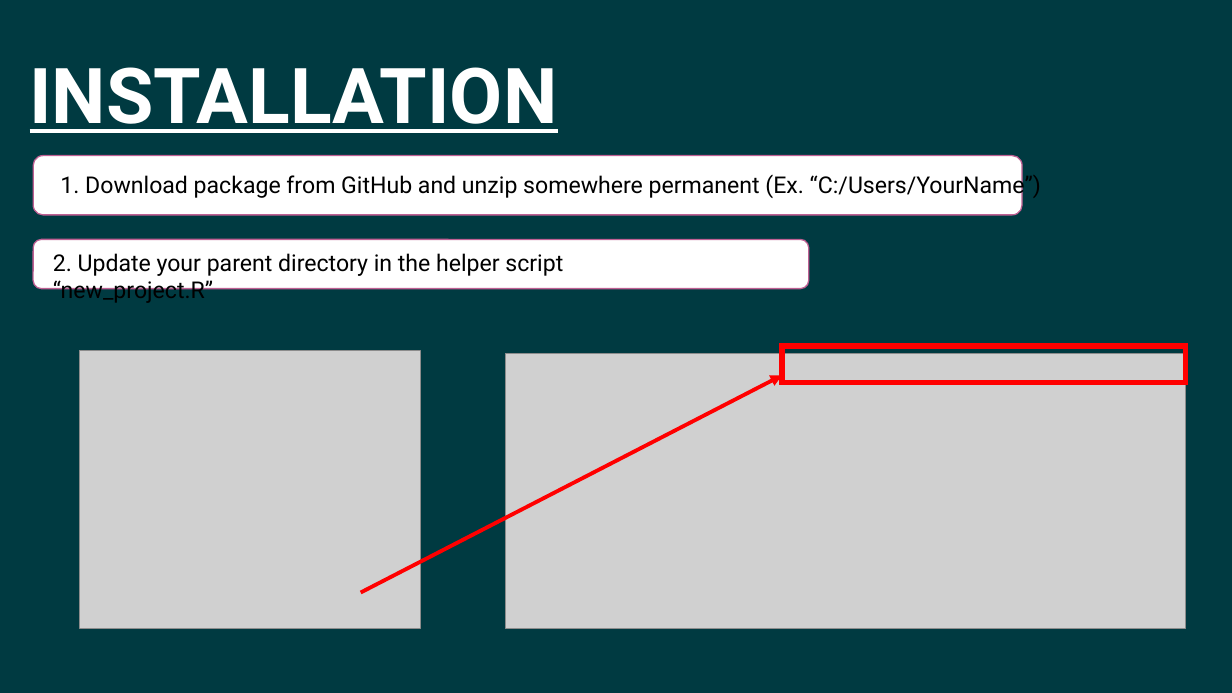
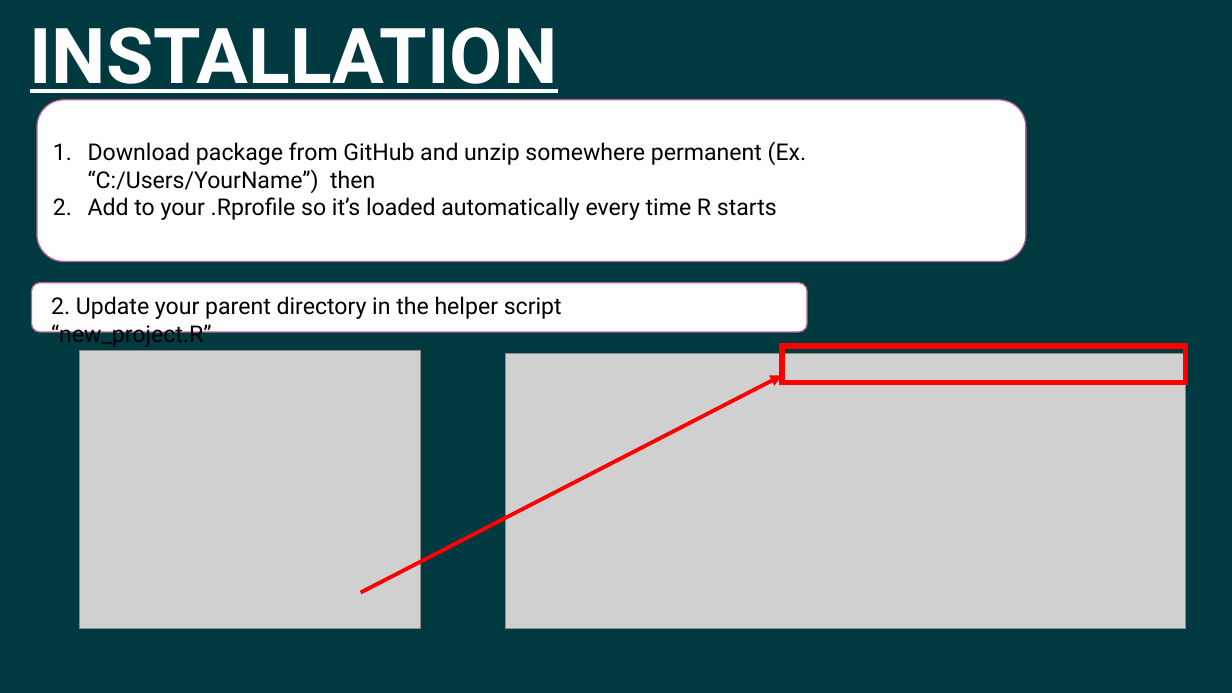
Before and after one commit to mkinlan/Staying-Organized-Across-Machines, a slide deck: slide 5 of Templates/Data-Projects/myTemplates_package_slides.pptx. Drawn at 1232x693 pixels with LibreOffice and Linux fonts; fonts in the diff are those of the drawing; grey boxes stand for pictures. Boxes give left, top, right and bottom in pixels: in the first picture for what was removed or moved away, otherwise in the second. Text is boxed around its words. In the diff, an @@ line names an element or a change of style, - is before the commit and + after.

Commit message:
Add install instructions and template package

```diff
--- a/Templates/Data-Projects/myTemplates_package_slides.pptx
+++ b/Templates/Data-Projects/myTemplates_package_slides.pptx
@@ title "INSTALLATION" rewrapped from (30, 67, 558, 133) to (30, 27, 558, 101) @@
@@ rounded rectangle: place and size @@
-rounded rectangle at (33, 155, 1022, 214)
+rounded rectangle at (37, 100, 1026, 262)
@@ text at (88, 141, 807, 220): text changed @@
-1. Download package from GitHub and unzip somewhere permanent (Ex. “C:/Users/YourName”)
+1. Download package from GitHub and unzip somewhere permanent (Ex. “C:/Users/YourName”) then
+2. Add to your .Rprofile so it’s loaded automatically every time R starts
@@ rounded rectangle: place and size @@
-rounded rectangle at (33, 239, 809, 288)
+rounded rectangle at (31, 283, 807, 332)
@@ text "2. Update your parent directory ...": place and size @@
-text "2. Update your parent directory ..." at (53, 253, 563, 303)
+text "2. Update your parent directory ..." at (51, 296, 562, 347)
```
Also in this commit, not shown: 1 other file.
